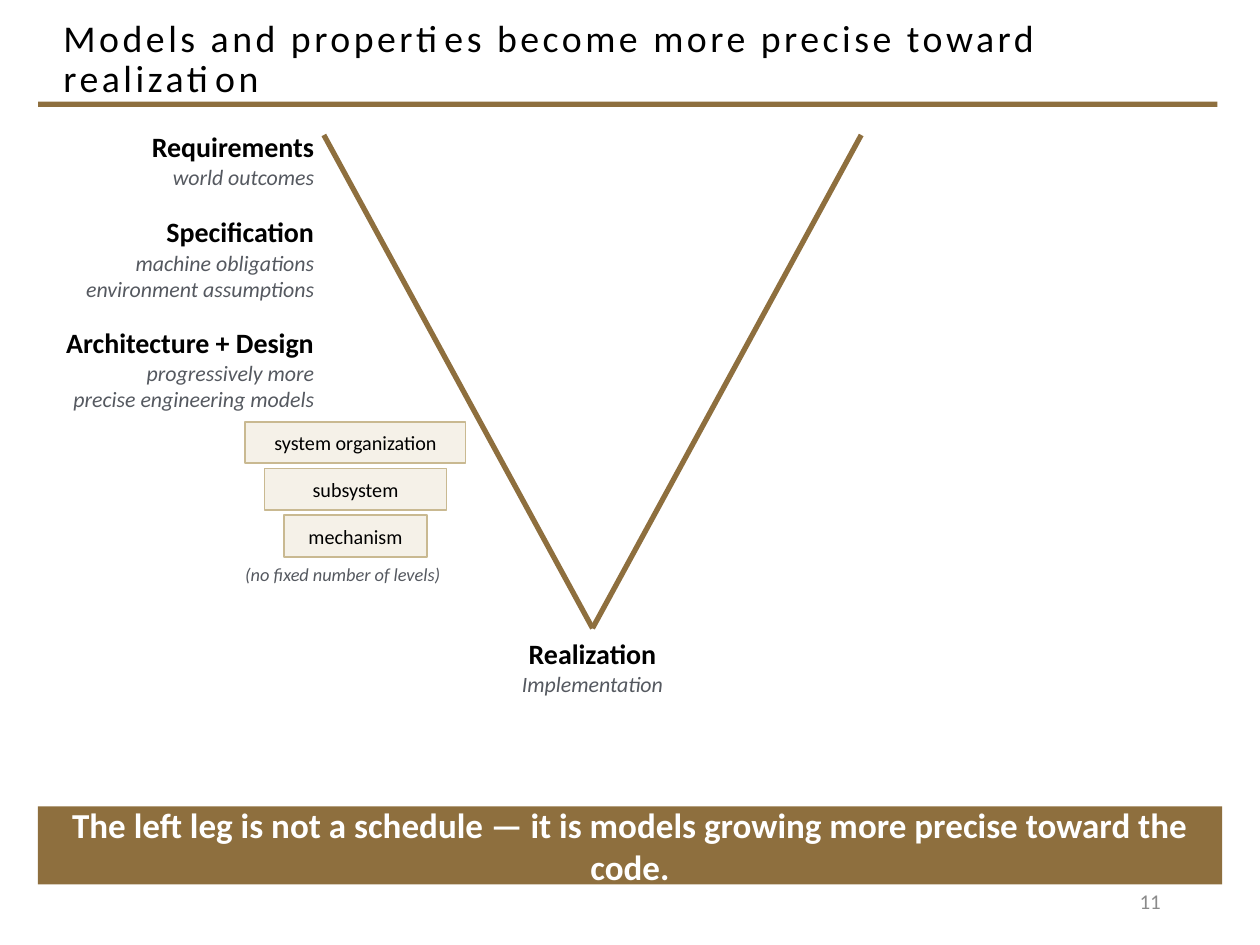
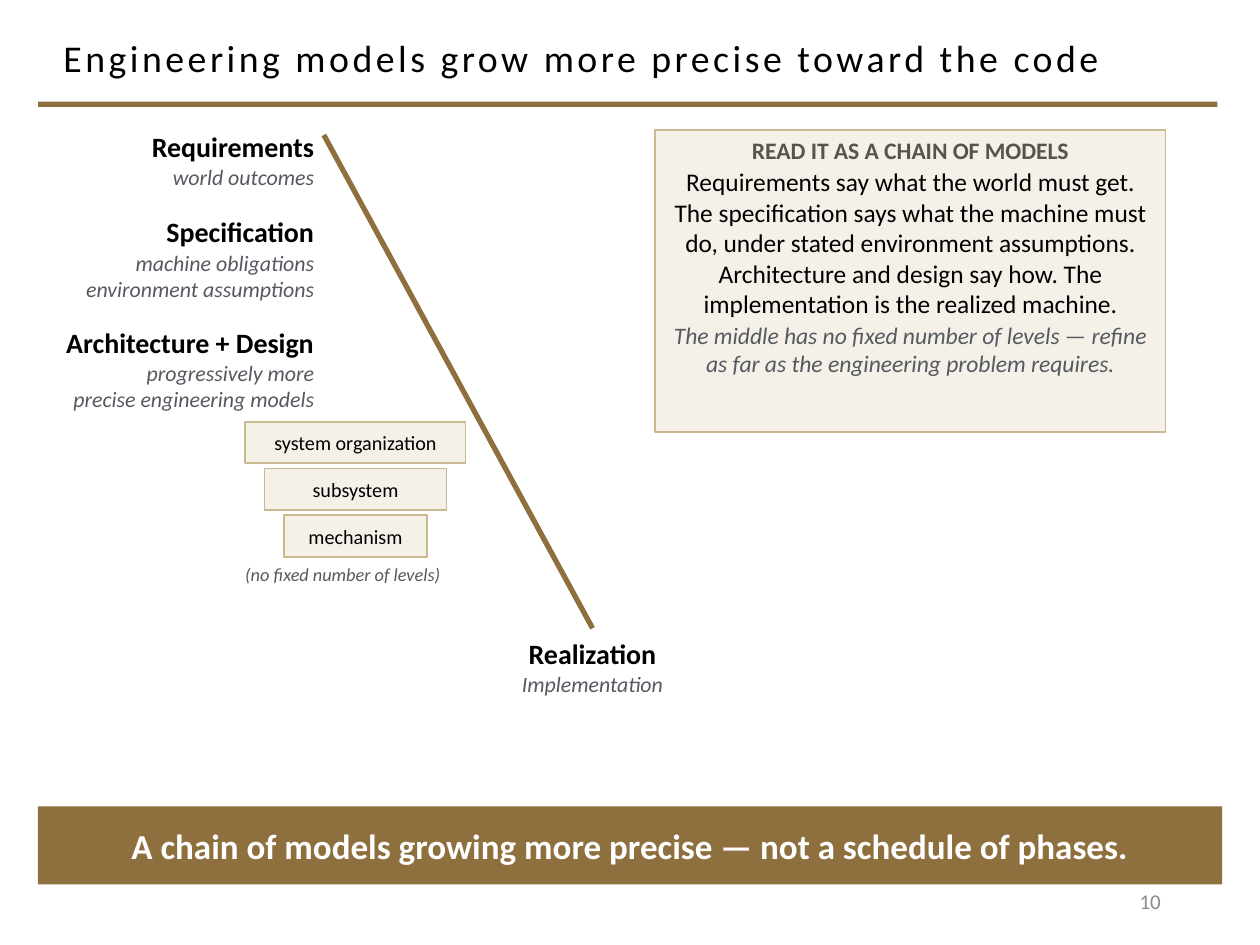
Before and after one commit to davisjam/model-based-agentic-software-engineering, a slide deck: slide 10 of course/lectures/act-1-foundations/08-validation/1-8-Validation.pptx (slide 11 before the commit). Drawn at 1260x945 pixels with LibreOffice and Linux fonts; fonts in the diff are those of the drawing; background and template pictures are left out. Boxes give left, top, right and bottom in pixels: in the first picture for what was removed or moved away, otherwise in the second. Text is boxed around its words. In the diff, an @@ line names an element or a change of style, - is before the commit and + after.

Commit message:
course(validation deck): §1–3 restructure — derive the V from specification, rebuild §3 around four evidence mechanisms

```diff
--- a/course/lectures/act-1-foundations/08-validation/1-8-Validation.pptx
+++ b/course/lectures/act-1-foundations/08-validation/1-8-Validation.pptx
@@ title at (63, 45, 1099, 79): text changed @@
-Models and properties become more precise toward realization
+Engineering models grow more precise toward the code
@@ freeform shape removed at (592, 135, 861, 629) @@
@@ rectangle added at (655, 130, 1166, 432), fill #F5F1E8, outline #C9B991 1 pt, 14.5 pt, text #000000 @@
+READ IT AS A CHAIN OF MODELS
+Requirements say what the world must get. The specification says what the machine must do, under stated environment assumptions. Architecture and design say how. The implementation is the realized machine.
+The middle has no fixed number of levels — refine as far as the engineering problem requires.
@@ text in rectangle at (131, 834, 1128, 865): text changed @@
-The left leg is not a schedule — it is models growing more precise toward the code.
+A chain of models growing more precise — not a schedule of phases.
@@ page number at (1140, 895, 1161, 909): text changed @@
-11
+10
```
Also in this commit, not shown: 14 other slides changed, 13 slides added, 3 slides removed.
